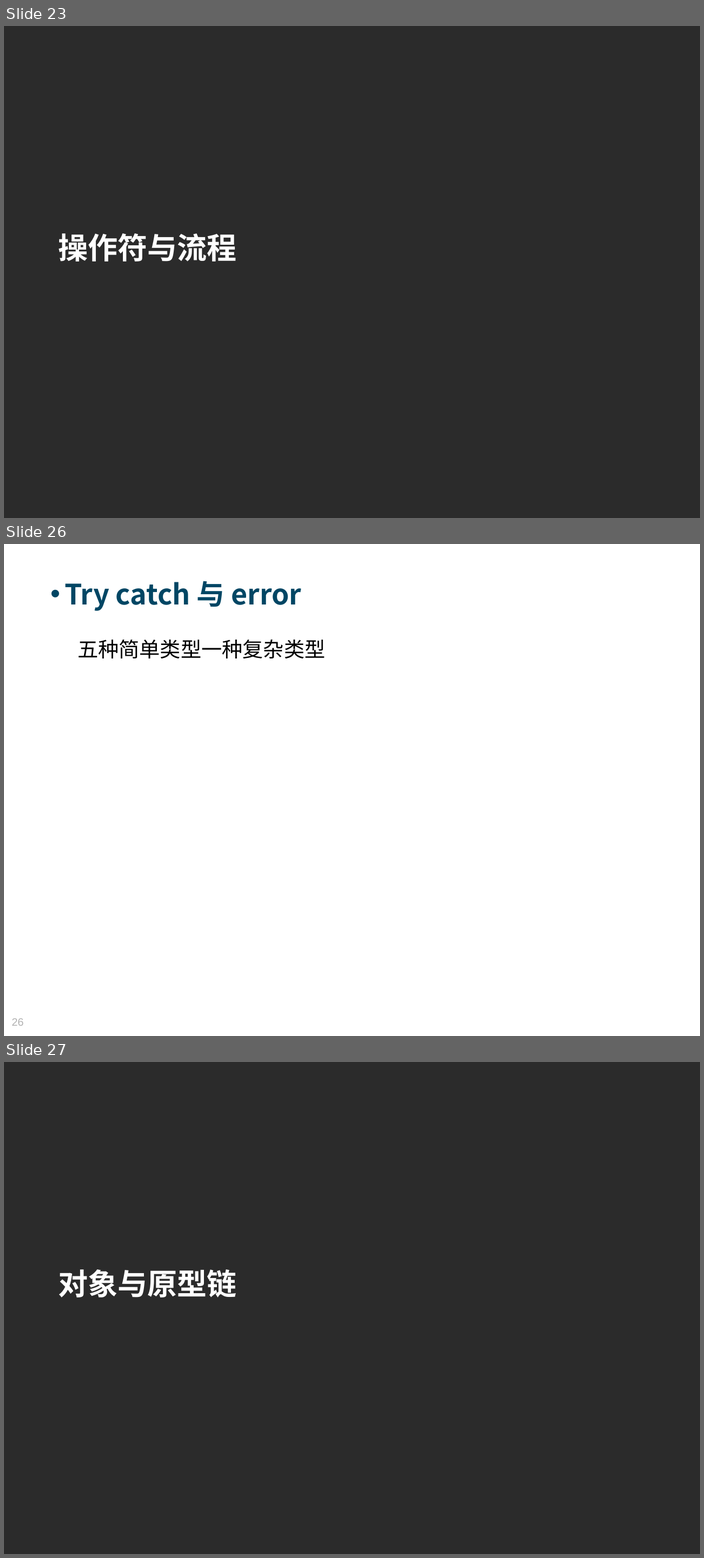
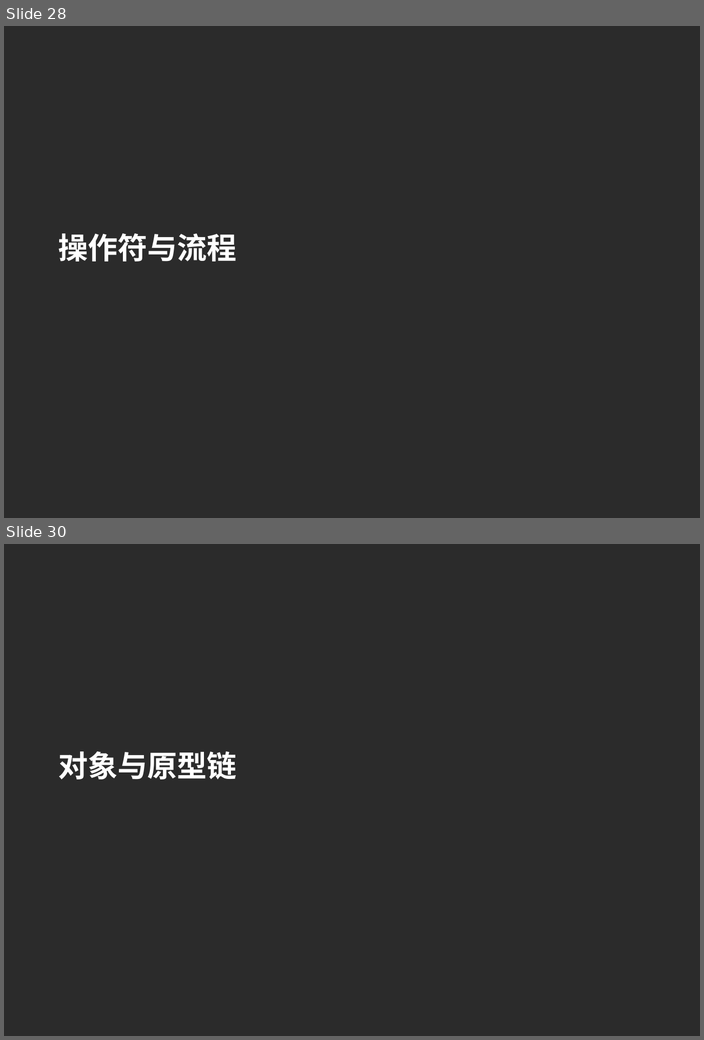
Before and after one commit to Moses824/Train-Javascript-Basic, a slide deck: Train_Javascript_Basic.ppt. Shown one above the other, each under a label of ours: slides 23, 26 and 27 before the commit, slides 28 and 30 after it; the slides between them are not shown. The pictures are 704x1558 and 704x1040 pixels, drawn with LibreOffice and Linux fonts; fonts in the diff are those of the drawing; background and template pictures are left out; a plain dark background stands for a picture behind light text. Boxes give left, top, right and bottom in pixels: in the first picture for what was removed or moved away, otherwise in the second. Text is boxed around its words. In the diff, an @@ line names an element or a change of style, - is before the commit and + after.

```diff
--- a/Train_Javascript_Basic.ppt
+++ b/Train_Javascript_Basic.ppt
@@ slide 26 removed at [4, 544, 700, 1036], background picture (left out) @@
@@ text removed at [64, 581, 302, 611] @@
-• Try catch 与 error
@@ text removed at [77, 640, 325, 658] @@
-五种简单类型一种复杂类型
@@ page number removed at [12, 1018, 23, 1026] @@
-26
@@ what was slide 23 is now slide 28 @@
@@ what was slide 27 is now slide 30 @@
```
Also in this commit, not shown: 3 slides changed, 7 slides added, 2 other slides removed, 2 other files.
